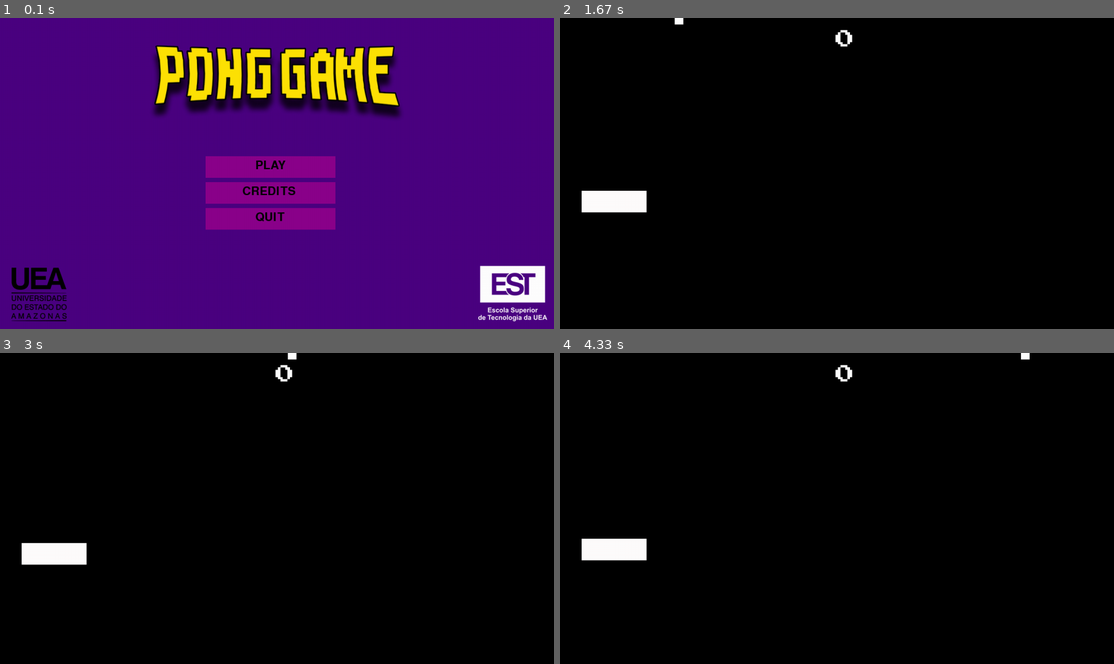
Above: before the commit, frames 1-4 (two rows, left to right).
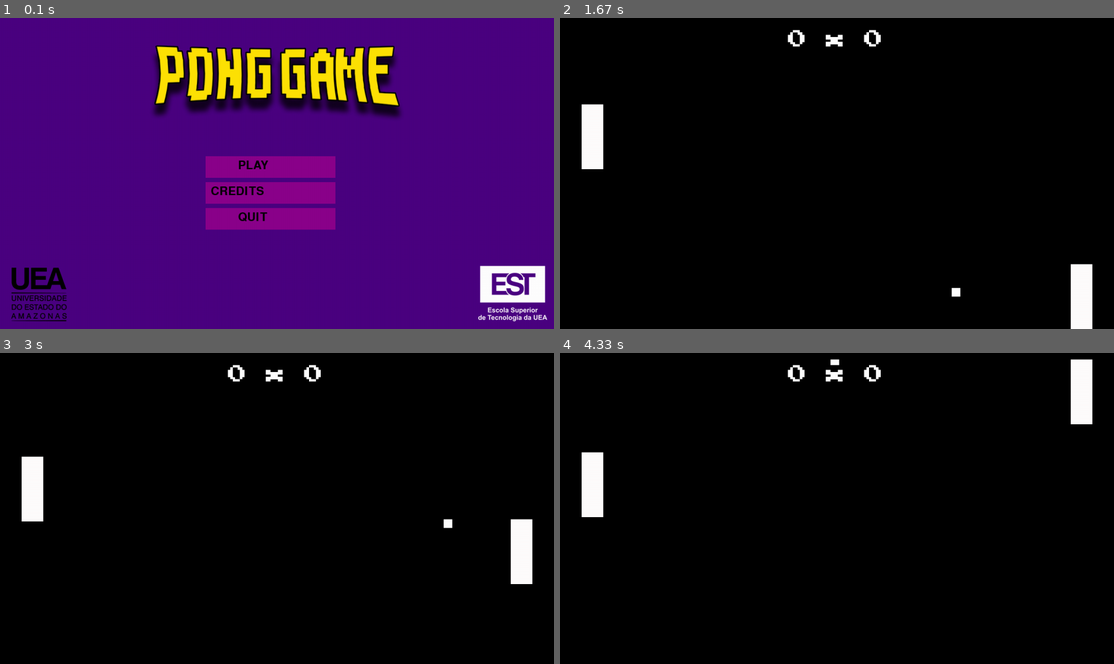
Above: after the commit, the same moments.

Repository: ghffadel/estcmp060
Game: pygame game, started from Activity #05/game.py
Two runs of this game, one before a commit and one after it. Both use one fixed random seed, a clock stepped at 60 frames per second and the inputs below.
Inputs (mouse positions are in pixels of both pictures, inside the frame that each line leads up to):
- Up to frame 1 (0.1 s): no input
- Up to frame 2 (1.67 s): click "PLAY" at 0.38 s; tap Esc at 0.67 s; click "RESUME" at 1.05 s; hold Up from 1.33 s (still down); move the mouse to (704, 176) at 1.37 s
- Up to frame 3 (3 s): release Up at 1.8 s; hold Down 1.83-2.13 s; hold Up 2.17-2.53 s; hold Down 2.57-2.93 s; hold Up from 2.97 s (still down)
- Up to frame 4 (4.33 s): release Up at 3.27 s; hold Down 3.3-3.6 s; hold Up 3.63-4 s; hold Down from 4.03 s (still down)

The runs differ from the first frame. In frame 1, 0.5% of the frame differs, in the area x 38-54%, y 45-66%; in frame 2, 2.9%, in the area x 3-97%, y 0-100%; in frame 3, 2.9%; in frame 4, 2.9%.

Commit message:
creating a menu and a pause for the game

Diff:
--- a/Activity #05/game.py
+++ b/Activity #05/game.py
@@ -8,12 +8,12 @@
 
 COLOR_BLACK = (0, 0, 0)
 COLOR_WHITE = (255, 255, 255)
-COLOR_PURPLE = (139, 0, 139)
 
 SCORE_MAX = 2
 
 size = (1280, 720)
 screen = pygame.display.set_mode(size)
+pygame.display.set_caption("MENU")
 font = pygame.font.SysFont("pressstart2pregular", 40, False, False)
 
 pause = False
@@ -21,22 +21,25 @@
 
 # creating main menu
 def main_menu():
-    pygame.display.set_caption("MENU")
     background_menu = pygame.image.load("assets/main_menu_pong.jpg")
     click = False
     menu_button_play = pygame.Rect(size[0] / 2 - 165, size[1] / 2 - 40, 300, 50)
     menu_button_credits = pygame.Rect(size[0] / 2 - 165, size[1] / 2 + 20, 300, 50)
     menu_button_quit = pygame.Rect(size[0] / 2 - 165, size[1] / 2 + 80, 300, 50)
+    menu_button_color = (139, 0, 139)
 
     while True:
         screen.blit(background_menu, (0, 0))
-
-        txt_screen_play = font.render("PLAY", True, COLOR_BLACK)
-        txt_screen_credits = font.render("CREDITS", True, COLOR_BLACK)
-        txt_screen_quit = font.render("QUIT", True, COLOR_BLACK)
-        pygame.draw.rect(screen, COLOR_PURPLE, menu_button_play)
-        pygame.draw.rect(screen, COLOR_PURPLE, menu_button_credits)
-        pygame.draw.rect(screen, COLOR_PURPLE, menu_button_quit)
+        message_play = f'PLAY'
+        message_credits = f'CREDITS'
+        message_quit = f'QUIT'
+
+        txt_screen_play = font.render(message_play, True, COLOR_BLACK)
+        txt_screen_credits = font.render(message_credits, True, COLOR_BLACK)
+        txt_screen_quit = font.render(message_quit, True, COLOR_BLACK)
+        pygame.draw.rect(screen, menu_button_color, menu_button_play)
+        pygame.draw.rect(screen, menu_button_color, menu_button_credits)
+        pygame.draw.rect(screen, menu_button_color, menu_button_quit)
 
         mouse_x, mouse_y = pygame.mouse.get_pos()
 
@@ -49,9 +52,9 @@
                 pygame.quit()
                 sys.exit()
 
-        screen.blit(txt_screen_play, (590, 328))
-        screen.blit(txt_screen_credits, (560, 388))
-        screen.blit(txt_screen_quit, (590, 448))
+        screen.blit(txt_screen_play, (550, 328))
+        screen.blit(txt_screen_credits, (487, 388))
+        screen.blit(txt_screen_quit, (550, 448))
         pygame.display.update()
 
         for event in pygame.event.get():
@@ -77,16 +80,20 @@
     menu_button_resume = pygame.Rect(size[0] / 2 - 165, size[1] / 2 - 40, 300, 50)
     menu_button_restart = pygame.Rect(size[0] / 2 - 165, size[1] / 2 + 20, 300, 50)
     menu_button_menu = pygame.Rect(size[0] / 2 - 165, size[1] / 2 + 80, 300, 50)
+    menu_button_color = (139, 0, 139)
 
     while pause:
         screen.blit(background_game_pause, (0, 0))
-
-        txt_screen_resume = font.render("RESUME", True, COLOR_BLACK)
-        txt_screen_restart = font.render("RESTART", True, COLOR_BLACK)
-        txt_screen_menu = font.render("MENU", True, COLOR_BLACK)
-        pygame.draw.rect(screen, COLOR_PURPLE, menu_button_resume)
-        pygame.draw.rect(screen, COLOR_PURPLE, menu_button_restart)
-        pygame.draw.rect(screen, COLOR_PURPLE, menu_button_menu)
+        message_resume = f'RESUME'
+        message_restart = f'RESTART'
+        message_menu = f'MENU'
+
+        txt_screen_resume = font.render(message_resume, True, COLOR_BLACK)
+        txt_screen_restart = font.render(message_restart, True, COLOR_BLACK)
+        txt_screen_menu = font.render(message_menu, True, COLOR_BLACK)
+        pygame.draw.rect(screen, menu_button_color, menu_button_resume)
+        pygame.draw.rect(screen, menu_button_color, menu_button_restart)
+        pygame.draw.rect(screen, menu_button_color, menu_button_menu)
 
         mouse_x, mouse_y = pygame.mouse.get_pos()
 
@@ -98,9 +105,9 @@
             if menu_button_menu.collidepoint(mouse_x, mouse_y):
                 main_menu()
 
-        screen.blit(txt_screen_resume, (570, 328))
-        screen.blit(txt_screen_restart, (563, 388))
-        screen.blit(txt_screen_menu, (585, 448))
+        screen.blit(txt_screen_resume, (508, 328))
+        screen.blit(txt_screen_restart, (490, 388))
+        screen.blit(txt_screen_menu, (546, 448))
         pygame.display.update()
 
         for event in pygame.event.get():
@@ -115,6 +122,7 @@
 
 # creating the credits
 def credits_game():
+    menu_button_color = (139, 0, 139)
     button_menu = pygame.Rect(size[0] / 2 - 630, size[1] / 2 - 350, 230, 50)
     background_credits = pygame.image.load("assets/credits_pong.jpg")
     pygame.display.set_caption("CREDITS")
@@ -123,10 +131,11 @@
     while True:
         screen.blit(background_credits, (0, 0))
 
-        pygame.draw.rect(screen, COLOR_PURPLE, button_menu)
-        txt_screen_back = font.render("MENU", True, COLOR_BLACK)
-
-        screen.blit(txt_screen_back, (size[0] / 2 - 560, size[1] / 2 - 343))
+        message_button_menu = f'MENU'
+        pygame.draw.rect(screen, menu_button_color, button_menu)
+        txt_screen_back = font.render(message_button_menu, True, COLOR_BLACK)
+
+        screen.blit(txt_screen_back, (size[0] / 2 - 598, size[1] / 2 - 343))
 
         mouse_x, mouse_y = pygame.mouse.get_pos()
 
@@ -151,44 +160,44 @@
 
     global pause
 
-    pygame.display.set_caption("BREAKOUT")
+    pygame.display.set_caption("MyPong - PyGame Edition - 2021.01.30")
 
     # score text
-    score_font = pygame.font.Font("assets/PressStart2P.ttf", 44)
-    score_text = score_font.render("00", True, COLOR_WHITE, COLOR_BLACK)
+    score_font = pygame.font.Font('assets/PressStart2P.ttf', 44)
+    score_text = score_font.render('00 x 00', True, COLOR_WHITE, COLOR_BLACK)
     score_text_rect = score_text.get_rect()
     score_text_rect.center = (680, 50)
 
     # victory text
-    victory_font = pygame.font.Font("assets/PressStart2P.ttf", 100)
-    victory_text = victory_font .render("VICTORY", True, COLOR_WHITE, COLOR_BLACK)
+    victory_font = pygame.font.Font('assets/PressStart2P.ttf', 100)
+    victory_text = victory_font .render('VICTORY', True, COLOR_WHITE, COLOR_BLACK)
     victory_text_rect = score_text.get_rect()
     victory_text_rect.center = (450, 350)
 
     # sound effects
-    bounce_sound_effect = pygame.mixer.Sound("assets/bounce.wav")
-    scoring_sound_effect = pygame.mixer.Sound("assets/bleep.wav")
+    bounce_sound_effect = pygame.mixer.Sound('assets/bounce.wav')
+    scoring_sound_effect = pygame.mixer.Sound('assets/258020__kodack__arcade-bleep-sound.wav')
 
     # player 1
     player_1 = pygame.image.load("assets/player.png")
-    player_1 = pygame.transform.rotate(player_1, 90)
-    rect_player_1 = player_1.get_rect()
-    player_1_y = 500
-    rect_player_1 = rect_player_1.move(50, player_1_y)
+    player_1_y = 300
     player_1_move_up = False
     player_1_move_down = False
 
+    # player 2 - robot
+    player_2 = pygame.image.load("assets/player.png")
+    player_2_y = 300
+
     # ball
     ball = pygame.image.load("assets/ball.png")
-    rect_ball_ = ball.get_rect()
-    ball_x = 0
-    ball_y = 0
-    rect_ball = rect_ball_.move(ball_x, ball_y)
+    ball_x = 640
+    ball_y = 360
     ball_dx = 5
     ball_dy = 5
 
     # score
-    score = 0
+    score_1 = 0
+    score_2 = 0
 
     # game loop
     game_loop = True
@@ -221,83 +230,87 @@
                     player_1_move_down = False
 
         # checking the victory condition
-        if score < SCORE_MAX:
+        if score_1 < SCORE_MAX and score_2 < SCORE_MAX:
 
             # clear screen
             screen.fill(COLOR_BLACK)
 
             # ball collision with the wall
-            if rect_ball.y > 700:
+            if ball_y > 700:
                 ball_dy *= -1
                 bounce_sound_effect.play()
-            elif rect_ball.y <= 0:
+            elif ball_y <= 0:
                 ball_dy *= -1
                 bounce_sound_effect.play()
 
             # ball collision with the player 1 's paddle
-            if rect_ball.colliderect(rect_player_1) and ball_dx < 0:
+            if ball_x < 100:
+                if player_1_y < ball_y + 25:
+                    if player_1_y + 150 > ball_y:
+                        ball_dx *= -1
+                        bounce_sound_effect.play()
+
+            # ball collision with the player 2 's paddle
+            if ball_x > 1160:
+                if player_2_y < ball_y + 25:
+                    if player_2_y + 150 > ball_y:
+                        ball_dx *= -1
+                        bounce_sound_effect.play()
+
+            # scoring points
+            if ball_x < -50:
+                ball_x = 640
+                ball_y = 360
+                ball_dy *= -1
                 ball_dx *= -1
-                if rect_player_1.bottom >= rect_ball.top > rect_player_1.centery + 30:
-                    if ball_dy == 0:
-                        ball_dy = 5
-                    else:
-                        ball_dy *= 1
-
-                elif rect_player_1.top <= rect_ball.bottom < rect_player_1.centery - 30:
-                    if ball_dy == 0:
-                        ball_dy = 5
-                    else:
-                        ball_dy *= -1
-                    bounce_sound_effect.play()
-                elif rect_player_1.centery + 30 >= rect_ball.centery > rect_player_1.centery - 30:
-                    ball_dy = 0
-
-            # # scoring points
-            # if rect_ball.x < -50:
-            #     rect_ball.x = 640
-            #     rect_ball.y = 360
-            #     ball_dy *= -1
-            #     ball_dx *= -1
-            #     score_2 += 1
-            #     scoring_sound_effect.play()
-            # elif rect_ball.x > 1320:
-            #     rect_ball.x = 640
-            #     rect_ball.y = 360
-            #     ball_dy *= -1
-            #     ball_dx *= -1
-            #     score_1 += 1
-            #     scoring_sound_effect.play()
+                score_2 += 1
+                scoring_sound_effect.play()
+            elif ball_x > 1320:
+                ball_x = 640
+                ball_y = 360
+                ball_dy *= -1
+                ball_dx *= -1
+                score_1 += 1
+                scoring_sound_effect.play()
 
             # ball movement
-            rect_ball.x = rect_ball.x + ball_dx
-            rect_ball.y = rect_ball.y + ball_dy
+            ball_x = ball_x + ball_dx
+            ball_y = ball_y + ball_dy
 
             # player 1 up movement
             if player_1_move_up:
-                rect_player_1.y -= 5
+                player_1_y -= 5
             else:
-                rect_player_1.y += 0
+                player_1_y += 0
 
             # player 1 down movement
             if player_1_move_down:
-                rect_player_1.y += 5
+                player_1_y += 5
             else:
-                rect_player_1.y += 0
+                player_1_y += 0
 
             # player 1 collides with upper wall
-            if rect_player_1.y <= 0:
-                rect_player_1.y = 0
+            if player_1_y <= 0:
+                player_1_y = 0
 
             # player 1 collides with lower wall
-            elif rect_player_1.y >= 570:
-                rect_player_1.y = 570
+            elif player_1_y >= 570:
+                player_1_y = 570
+
+            # player 2 "Artificial Intelligence"
+            player_2_y = ball_y
+            if player_2_y <= 0:
+                player_2_y = 0
+            elif player_2_y >= 570:
+                player_2_y = 570
 
             # update score hud
-            score_text = score_font.render(str(score), True, COLOR_WHITE, COLOR_BLACK)
+            score_text = score_font.render(str(score_1) + ' x ' + str(score_2), True, COLOR_WHITE, COLOR_BLACK)
 
             # drawing objects
-            screen.blit(ball, (rect_ball.x, rect_ball.y))
-            screen.blit(player_1, (rect_player_1.x, rect_player_1.y))
+            screen.blit(ball, (ball_x, ball_y))
+            screen.blit(player_1, (50, player_1_y))
+            screen.blit(player_2, (1180, player_2_y))
             screen.blit(score_text, score_text_rect)
         else:
             # drawing victory
Not shown, added: Activity #05/assets/258020__kodack__arcade-bleep-sound.wav
